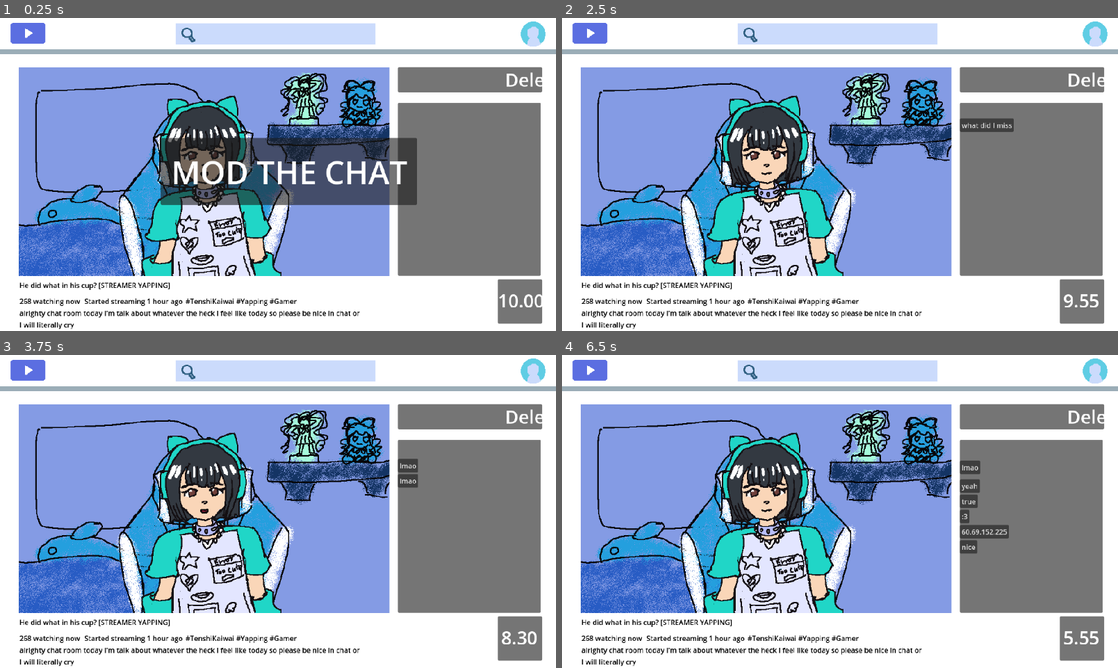
Above: before the commit, frames 1-4 (two rows, left to right).
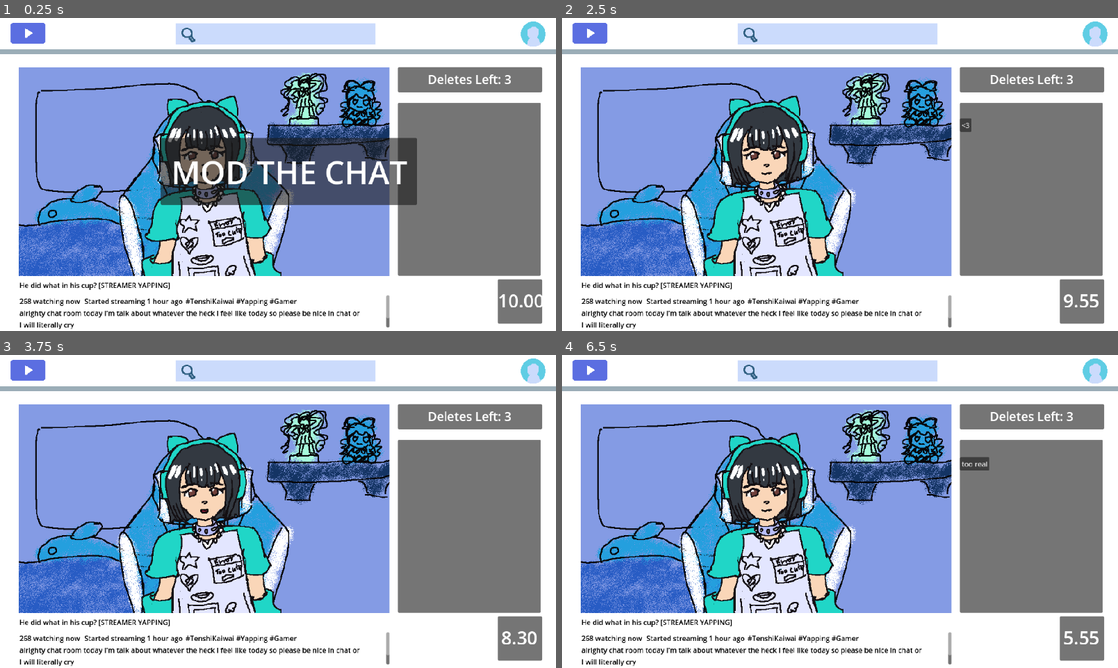
Above: after the commit, the same moments.

Repository: Contemplationjpg/NeedyMicro
Game: Godot game, scene res://Scenes/needy.tscn
Two runs of this game, one before a commit and one after it. Both use one fixed random seed, a clock stepped at 60 frames per second and the inputs below. After the commit the project has no main scene; this scene is started directly in both runs.
Inputs (mouse positions are in pixels of both pictures, inside the frame that each line leads up to):
- Up to frame 1 (0.25 s): no input
- Up to frame 2 (2.5 s): tap Enter at 0.5, 2 s; tap Space at 1.25 s
- Up to frame 3 (3.75 s): click "what did I miss" (after the commit: "<3") at 2.75 s; click (405, 464) at 3.5 s, where only the run before the commit has a clickable "yeah"
- Up to frame 4 (6.5 s): click (967, 464) at 4.25 s, where only the run before the commit has a clickable "lmao"; click (967, 483) at 5 s, where only the run before the commit has a clickable "<3"; click (990, 483) at 5.75 s, where only the run before the commit has a clickable "understandable"

The runs differ from the first frame. In frame 1, 0.4% of the frame differs, in the area x 69-98%, y 17-99%; in frame 2, 0.7%; in frame 3, 0.7%; in frame 4, 1.4%.
Error after the commit: Invalid call. Nonexistent function 'lower_count' in base 'Node (Game_Manager)'. (res://Scenes/test_bad_chat_message.gd:20)

Commit message:
added delete counter

Diff:
--- a/needymicro/Scenes/delete_count.gd
+++ b/needymicro/Scenes/delete_count.gd
@@ -5,7 +5,8 @@
 
 # Called when the node enters the scene tree for the first time.
 func _ready() -> void:
-	updateCount()
+	update_count()
 
-func updateCount() -> void:
-	text = "Deletes Left: %d" % gameManager.deleteCount
+func update_count() -> void:
+	print("updating count")
+	text = "Deletes Left: %d" % Singleton.deleteCount
--- a/needymicro/Scenes/game_manager.gd
+++ b/needymicro/Scenes/game_manager.gd
@@ -4,14 +4,13 @@
 enum States {PRE, GAME, POST}
 var state = States
 var runningTimer = false
-var deleteCount = 3
 @export var deleteCounter: Label
 
 @export var player: Sprite2D
 @export var playerWin: Sprite2D
 @export var playerLose: Sprite2D
 @export var playerAnim: AnimationPlayer
-@export var yapAnim: Animation
+@onready var loseAnim: AnimationPlayer = playerLose.get_child(0)
 
 @onready var badButtonTemplate: PackedScene = load("res://Objects/bad_chat_message_button.tscn")
 @onready var goodButtonTemplate: PackedScene	 = load("res://Objects/good_chat_message_button.tscn")
@@ -85,15 +84,6 @@
 func _process(delta: float) -> void:
 	_update_state()
 
-#put deletecount in singleton and check singleton for delete count during _update_state()
-func lower_count() -> void:
-	if deleteCount > 1:
-		deleteCount-1
-	else:
-		Singleton.success = false
-		Singleton.pressed = true
-		stop_game()
-
 func _update_state():
 	if not runningTimer:
 		if state == States.PRE:
@@ -125,6 +115,7 @@
 	else:
 		losePanel.visible = true
 		playerLose.visible = true
+		loseAnim.play("sob")
 		print("lose")
 
 func _on_pre_post_game_timer_timeout() -> void:
@@ -134,7 +125,7 @@
 		runningTimer = false
 	elif state == 2:
 		print("game over")
-		get_tree().quit()
+		get_tree().change_scene_to_file("res://Scenes/title.tscn")
 
 func stop_game():
 	gameTimer.stop()
@@ -164,12 +155,16 @@
 
 func _on_chat_timer_timeout() -> void:
 	if state > 0 and not gameOver:
-		var t = rng.randi_range(0,5)
-		if not alreadyBadMessage and countdown.time<3.5:
-			_create_chat_message(true)
-			alreadyBadMessage = true
-		elif not alreadyBadMessage and t==0:
-			_create_chat_message(true)
-			alreadyBadMessage = true
+		var t = rng.randi_range(0,1)
+		if t==0:
+			pass
 		else:
-			_create_chat_message(false)
+			var s = rng.randi_range(0,7)
+			if not alreadyBadMessage and countdown.time<3.5:
+				_create_chat_message(true)
+				alreadyBadMessage = true
+			elif not alreadyBadMessage and s==0:
+				_create_chat_message(true)
+				alreadyBadMessage = true
+			else:
+				_create_chat_message(false)
--- a/needymicro/Scenes/needy.tscn
+++ b/needymicro/Scenes/needy.tscn
@@ -7,7 +7,43 @@
 [ext_resource type="AudioStream" uid="uid://c4n3wfcyfgyns" path="res://Assets/Sound/BGM.wav" id="5_rv77b"]
 [ext_resource type="Texture2D" uid="uid://dfi5hdhx4wr6s" path="res://Assets/Sprites/PlayerThumbsUpAnimation.png" id="5_u85jw"]
 [ext_resource type="Texture2D" uid="uid://b3omvs5c8xulf" path="res://Assets/Sprites/Background.png" id="6_5xyab"]
-[ext_resource type="Texture2D" uid="uid://byevdg2xgykd2" path="res://Assets/Sprites/PlayerCryingAnimation.png" id="6_v4cy8"]
+[ext_resource type="Texture2D" uid="uid://daduip3ypw513" path="res://Assets/Sprites/PlayerCryingAnimation.-Sheet.png" id="7_vhurk"]
+
+[sub_resource type="Animation" id="Animation_v2thy"]
+length = 0.001
+tracks/0/type = "value"
+tracks/0/imported = false
+tracks/0/enabled = true
+tracks/0/path = NodePath(".:frame")
+tracks/0/interp = 1
+tracks/0/loop_wrap = true
+tracks/0/keys = {
+"times": PackedFloat32Array(0),
+"transitions": PackedFloat32Array(1),
+"update": 1,
+"values": [0]
+}
+
+[sub_resource type="Animation" id="Animation_uangt"]
+resource_name = "sob"
+tracks/0/type = "value"
+tracks/0/imported = false
+tracks/0/enabled = true
+tracks/0/path = NodePath(".:frame")
+tracks/0/interp = 1
+tracks/0/loop_wrap = true
+tracks/0/keys = {
+"times": PackedFloat32Array(0.0333333, 0.5, 1),
+"transitions": PackedFloat32Array(1, 1, 1),
+"update": 1,
+"values": [0, 1, 2]
+}
+
+[sub_resource type="AnimationLibrary" id="AnimationLibrary_15p7d"]
+_data = {
+"RESET": SubResource("Animation_v2thy"),
+"sob": SubResource("Animation_uangt")
+}
 
 [sub_resource type="Animation" id="Animation_cisvi"]
 length = 0.001
@@ -72,11 +108,10 @@
 
 [node name="DeleteCount" type="Label" parent="DeletesPanel" node_paths=PackedStringArray("gameManager")]
 layout_mode = 0
-offset_left = 247.0
 offset_right = 330.0
 offset_bottom = 58.0
-theme_override_font_sizes/font_size = 42
-text = "0.00"
+theme_override_font_sizes/font_size = 28
+text = "Deletes Remaining: 0.00"
 horizontal_alignment = 1
 vertical_alignment = 1
 script = ExtResource("2_3akx7")
@@ -124,7 +159,7 @@
 wait_time = 2.0
 
 [node name="ChatTimer" type="Timer" parent="GameManager"]
-wait_time = 0.4
+wait_time = 0.6
 autostart = true
 
 [node name="ModTheChat" type="Panel" parent="."]
@@ -209,7 +244,7 @@
 offset_left = -599.0
 offset_top = 274.0
 offset_right = 8.67999
-offset_bottom = 329.68
+offset_bottom = 301.68
 theme_override_colors/background_color = Color(1, 1, 1, 1)
 theme_override_colors/font_color = Color(0, 0, 0, 1)
 text = "268 watching now	Started streaming 1 hour ago	#TenshiKaiwai	#Yapping #Gamer
@@ -224,10 +259,15 @@
 texture = ExtResource("5_u85jw")
 
 [node name="PlayerLose" type="Sprite2D" parent="."]
-visible = false
 texture_filter = 1
 position = Vector2(-170, -7)
-texture = ExtResource("6_v4cy8")
+texture = ExtResource("7_vhurk")
+hframes = 3
+
+[node name="AnimationPlayer" type="AnimationPlayer" parent="PlayerLose"]
+libraries = {
+"": SubResource("AnimationLibrary_15p7d")
+}
 
 [node name="Player" type="Sprite2D" parent="."]
 z_index = -1
--- a/needymicro/project.godot
+++ b/needymicro/project.godot
@@ -11,7 +11,7 @@
 [application]
 
 config/name="NeedyMicro"
-run/main_scene="res://Scenes/needy.tscn"
+run/main_scene="res://Scenes/title.tscn"
 config/features=PackedStringArray("4.3", "Forward Plus")
 config/icon="res://icon.svg"
 
--- a/needymicro/singleton.gd
+++ b/needymicro/singleton.gd
@@ -1,5 +1,19 @@
 extends Node
 class_name Singelton
 
+var deleteCount = 3
 var success = false
 var pressed = false
+
+func reset():
+	deleteCount = 3
+	success = false
+	pressed = false
+
+func delete_count() -> void:
+	if deleteCount > 1:
+		deleteCount= deleteCount-1
+	else:
+		deleteCount = 0
+		success = false
+		pressed = true
Not shown: 1 places in needymicro/Scenes/needy.tscn that only renumber resources
